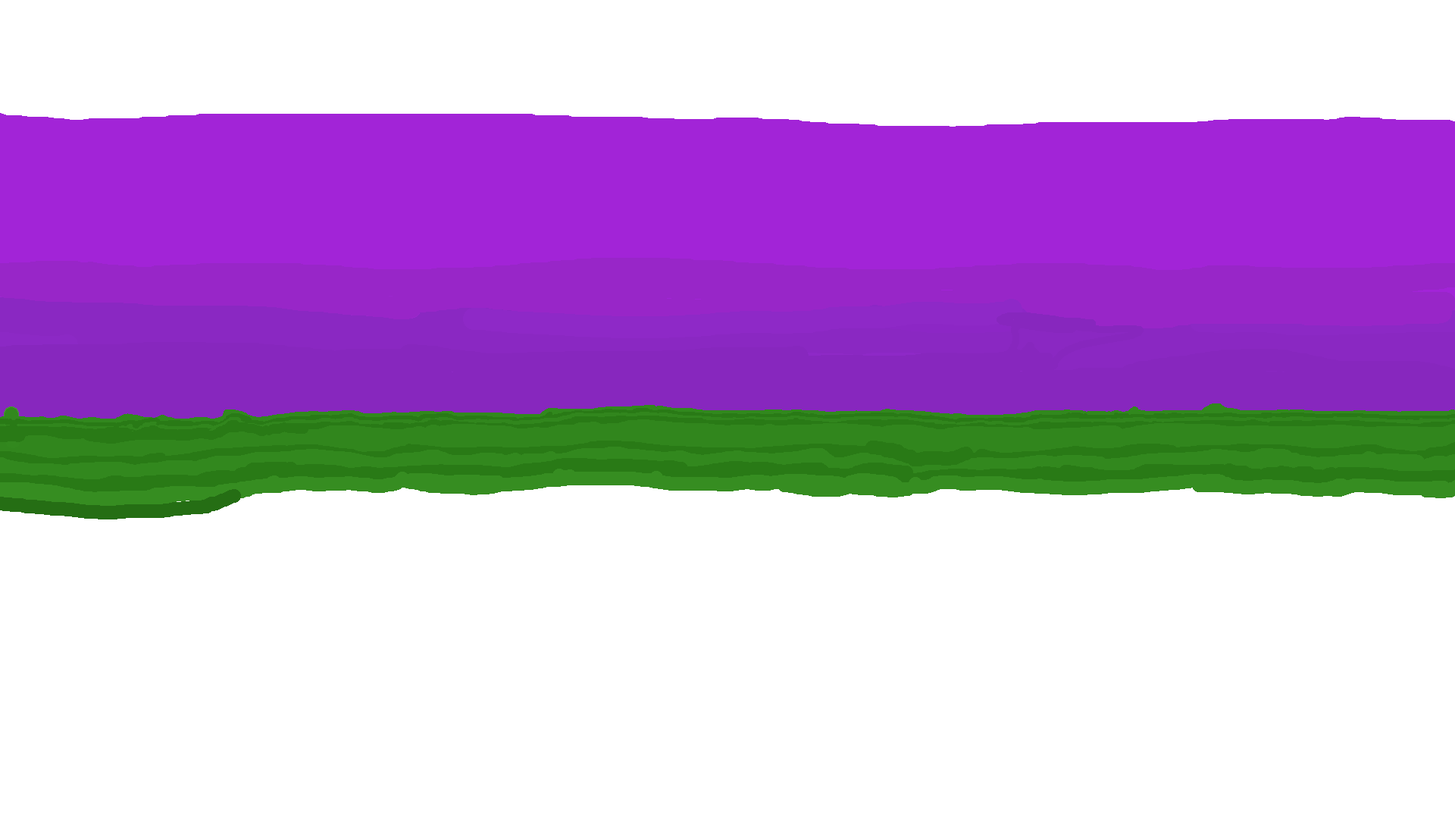
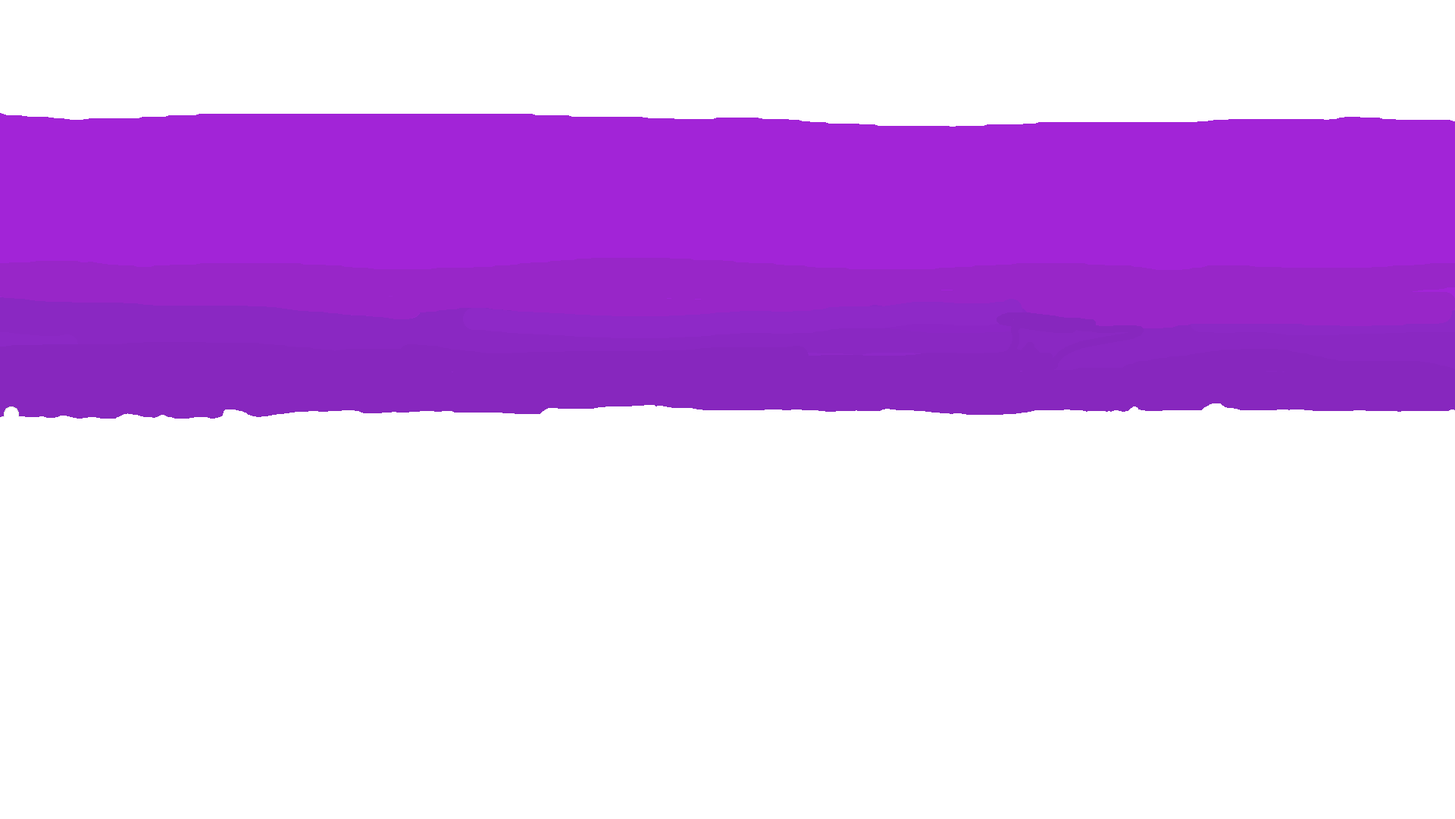
Revision of a layered 1455 × 819 image; what changed, layer by layer:
hid "ground" over [0, 403, 1455, 520]
